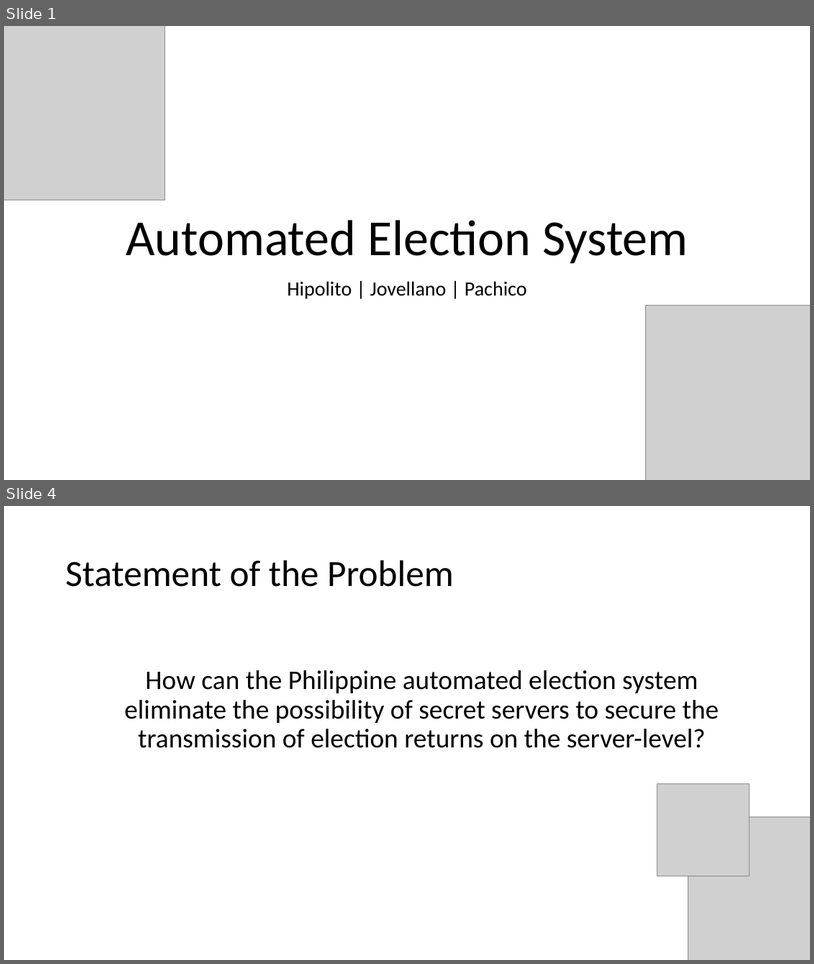
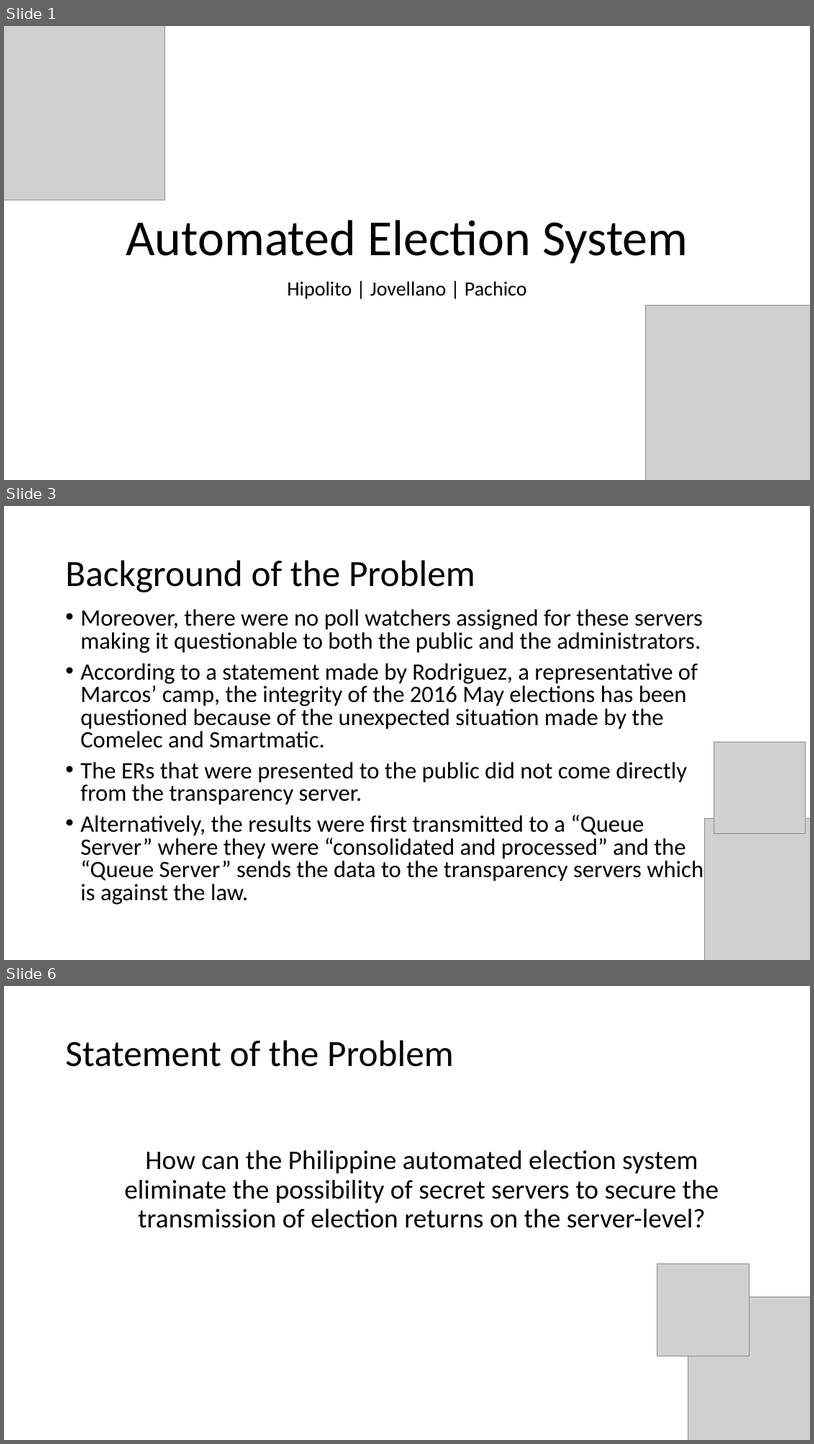
Before and after one commit to seans888/Project---Automate-Election, a slide deck: Documentation/Finals_Sysadd1.pptx. Shown one above the other, each under a label of ours: slides 1 and 4 before the commit, slides 1, 3 and 6 after it; the slides between them are not shown. The pictures are 814x964 and 814x1444 pixels, drawn with LibreOffice and Linux fonts; fonts in the diff are those of the drawing; grey boxes stand for pictures. Boxes give left, top, right and bottom in pixels: in the first picture for what was removed or moved away, otherwise in the second. Text is boxed around its words. In the diff, an @@ line names an element or a change of style, - is before the commit and + after.

```diff
--- a/Documentation/Finals_Sysadd1.pptx
+++ b/Documentation/Finals_Sysadd1.pptx
@@ slide 3 added at (4, 506, 810, 960), background #FFFFFF @@
@@ title added at (65, 560, 476, 592), 44 pt, text #000000 @@
+Background of the Problem
@@ text added at (80, 609, 704, 904), 28 pt, text #000000 @@
+• Moreover, there were no poll watchers assigned for these servers making it questionable to both the public and the administrators.
+• According to a statement made by Rodriguez, a representative of Marcos’ camp, the integrity of the 2016 May elections has been questioned because of the unexpected situation made by the Comelec and Smartmatic.
+• The ERs that were presented to the public did not come directly from the transparency server.
+• Alternatively, the results were first transmitted to a “Queue Server” where they were “consolidated and processed” and the “Queue Server” sends the data to the transparency servers which is against the law.
@@ picture added at (714, 742, 806, 834) @@
@@ picture added at (705, 818, 810, 960) @@
@@ what was slide 4 is now slide 6 @@
```
Also in this commit, not shown: 7 slides changed, 1 other slide added, 2 slides removed.
